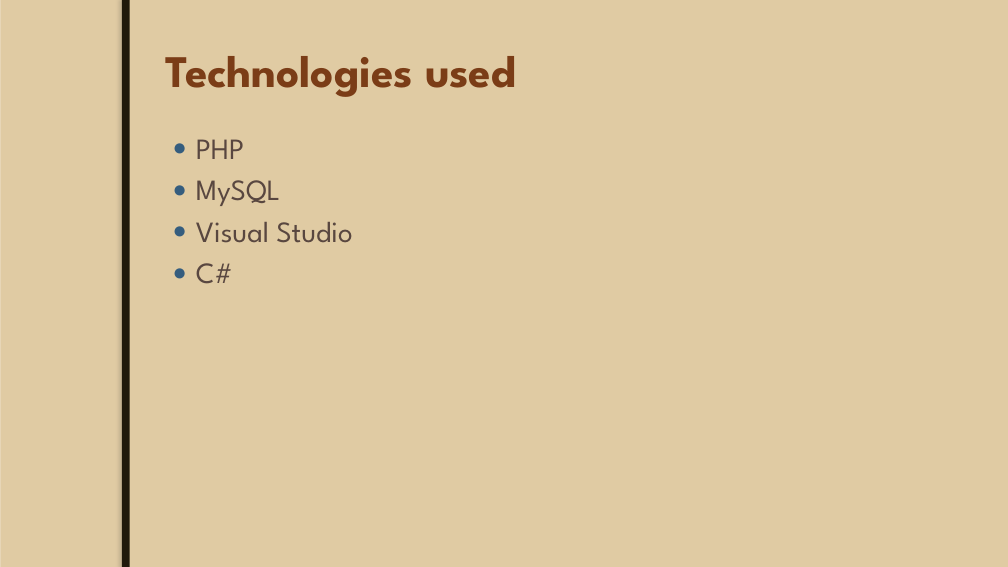
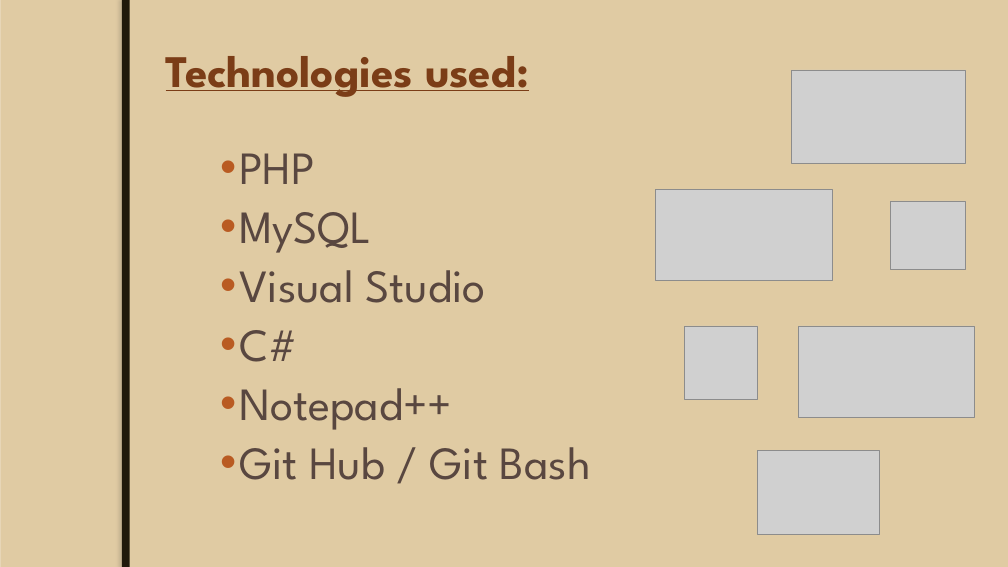
Before and after one commit to JoeyTatu/GoldenYears, a slide deck: slide 4 of Week 8 - Presentation slides/Mid-Term Project.pptx. Drawn at 1008x567 pixels with LibreOffice and Linux fonts; fonts in the diff are those of the drawing; grey boxes stand for pictures; background and template pictures are left out. Boxes give left, top, right and bottom in pixels: in the first picture for what was removed or moved away, otherwise in the second. Text is boxed around its words. In the diff, an @@ line names an element or a change of style, - is before the commit and + after.

```diff
--- a/Week 8 - Presentation slides/Mid-Term Project.pptx
+++ b/Week 8 - Presentation slides/Mid-Term Project.pptx
@@ title at <box>166,56,529,97</box>: text changed @@
-Technologies used
+Technologies used:
@@ picture added at <box>792,70,966,164</box> @@
@@ text "PHP": place and size @@
-text "PHP" at <box>196,139,352,284</box>
+text "PHP" at <box>239,153,591,480</box>
@@ text at <box>239,153,485,362</box>: size 28 to 44 pt in "PHP", "MySQL", "Visual Studio", "C#"; bullet ● to •; list level 1 to 3 in "PHP"; line spacing 1 to 0.9; bullet colour #355D7E to #B95B22; list level 1 to 3 in "MySQL"; list level 1 to 3 in "Visual Studio"; list level 1 to 3 in "C#" @@
@@ picture added at <box>656,189,833,281</box> @@
@@ picture added at <box>890,201,966,269</box> @@
@@ picture added at <box>684,326,758,399</box> @@
@@ picture added at <box>799,326,975,417</box> @@
@@ text at <box>239,388,591,480</box>: paragraphs added @@
+    • Notepad++
+    • Git Hub / Git Bash
@@ picture added at <box>758,450,879,534</box> @@
```
Also in this commit, not shown: 6 other slides changed, 1 slide added.
